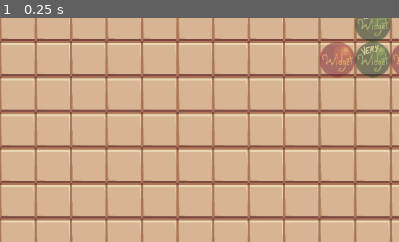
Above: before the commit, frame 1.
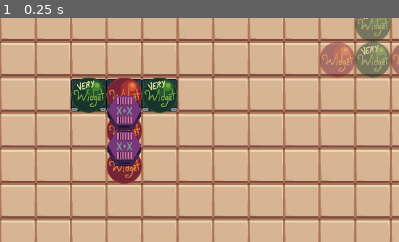
Above: after the commit, the same moment.

Repository: Salanmander/Roguetronics
Game: Godot game, scene res://Factory/factory.tscn
Two runs of this game, one before a commit and one after it. Both use one fixed random seed, a clock stepped at 60 frames per second and the inputs below. The engine's default icon, where the game draws it, is replaced by a stand-in: a white triangle on a blue panel in a dark square.
Inputs:
- Up to frame 1 (0.25 s): no input
The pictures show only the part of the screen within x 0-50%, y 10-60%; the shares and areas given below are measured in that part.

The runs differ from the first frame. In frame 1, 6.6% of the frame differs, in the area x 17-45%, y 26-75%.

Commit message:
Block on nudges
Nudges in the opposite direction of a push from another assembly will stop the push.

Diff:
--- a/Factory/Assembly/assembly.gd
+++ b/Factory/Assembly/assembly.gd
@@ -170,6 +170,16 @@
 
 
 func can_move(delta: Vector2) -> bool:
+
+	for nudge:Vector2 in nudges:
+		var angle = nudge.angle_to(delta)
+		var len_delta = delta.length()
+		var len_nudge = nudge.length()
+		if (is_equal_approx(angle, PI)) and \
+		   (len_delta < len_nudge or is_equal_approx(len_delta, len_nudge) ):
+			return false
+		pass
+
 	position += delta
 
 	var can_move:bool = true
@@ -190,6 +200,9 @@
 	# Tell component widgets to push now-overlapping areas
 	for widget:Widget in widgets:
 		widget.push_overlaps()
+
+func clear_nudges():
+	nudges = []
 
 
 #endregion
@@ -226,7 +239,6 @@
 
 	check_and_move(Vector2(dx, dy))
 
-	nudges = []
 
 	#var cycle_fraction = fmod(cycle, 1)
 	#if cycle - last_cycle >= cycle_fraction:
--- a/Factory/factory_floor.gd
+++ b/Factory/factory_floor.gd
@@ -42,7 +42,7 @@
 var goal:Goal
 
 var run:bool = false
-var cycle_time:float = 1 # Number of seconds for one cycle
+var cycle_time:float = 0.2 # Number of seconds for one cycle
 var cycle:float = 0 # Current cycle count
 var last_cycle:float = 0 # Previous frame cycle count
 
@@ -89,6 +89,10 @@
 
 		for assembly:Assembly in assemblies:
 			assembly.run_to(cycle)
+
+
+		for assembly:Assembly in assemblies:
+			assembly.clear_nudges()
 
 
 		# This runs if it's the *last* update before the end
@@ -287,6 +291,19 @@
 	goal.add_widget(Vector2(Consts.GRID_SIZE,0), 1)
 	goal.add_widget(Vector2(-Consts.GRID_SIZE,0), 1)
 
+	make_widget(Vector2i(3, 3), 1)
+	make_widget(Vector2i(3, 4), 1)
+	make_widget(Vector2i(3, 5), 1)
+	make_combiner(Vector2i(3, 3), Vector2i(0, 1))
+	make_combiner(Vector2i(3, 4), Vector2i(0, 1))
+
+	make_widget(Vector2i(2, 3), 2)
+	make_widget(Vector2i(4, 3), 2)
+
+	make_belt(Vector2i(2, 3), Consts.RIGHT)
+	make_belt(Vector2i(3, 3), Consts.LEFT)
+	make_belt(Vector2i(4, 3), Consts.LEFT)
+
 
 
 
